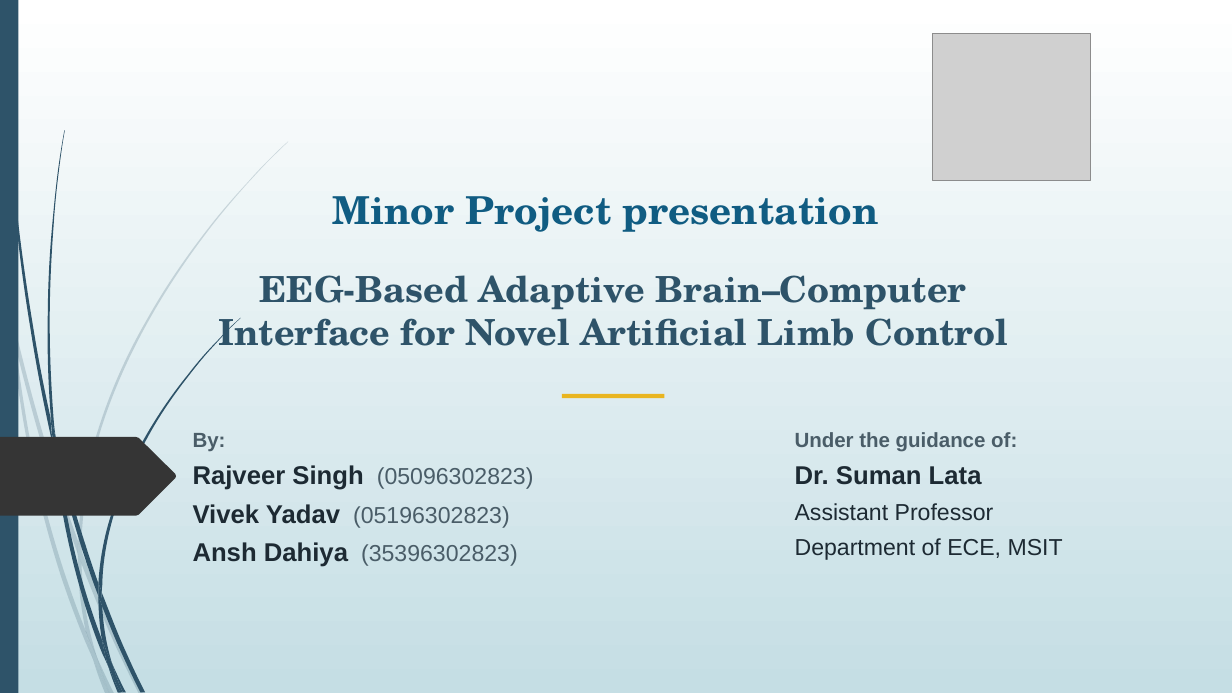
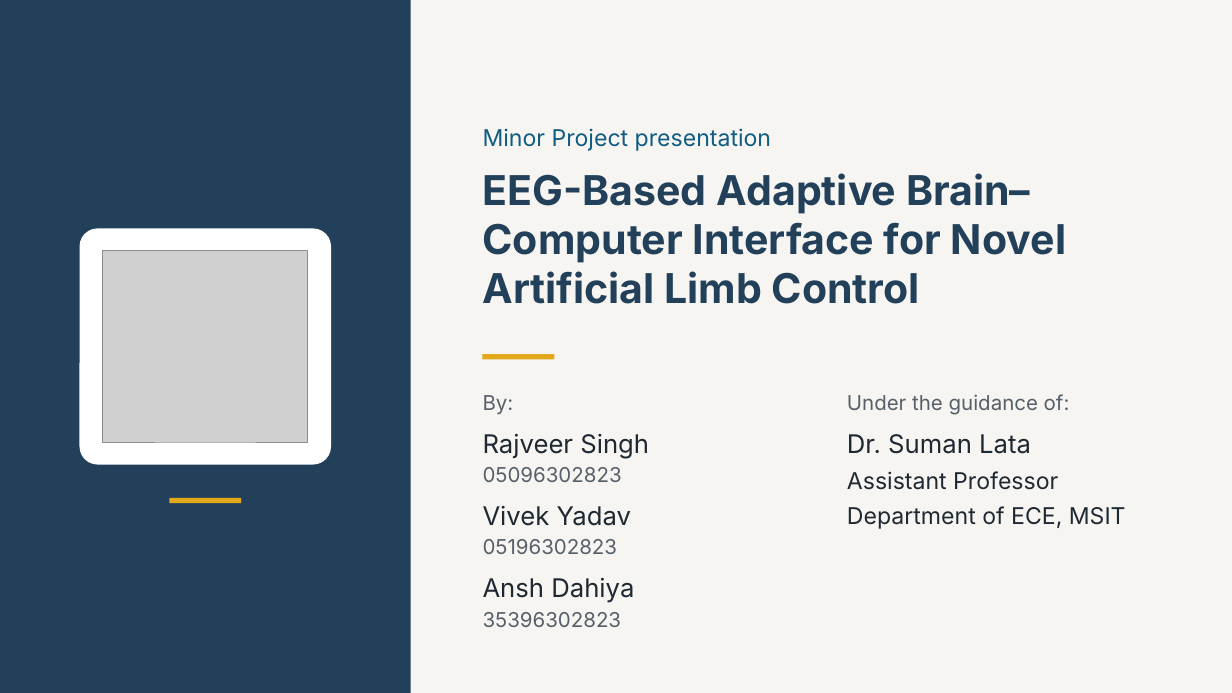
Before and after one commit to rajveeerr/sixth-finger-bci, a slide deck: slide 1 of report/slides/college/Sixth-Finger-BCI-Final-PPT.pptx. Drawn at 1232x693 pixels with LibreOffice and Linux fonts; fonts in the diff are those of the drawing; grey boxes stand for pictures. Boxes give left, top, right and bottom in pixels: in the first picture for what was removed or moved away, otherwise in the second. Text is boxed around its words. In the diff, an @@ line names an element or a change of style, - is before the commit and + after.

```diff
--- a/report/slides/college/Sixth-Finger-BCI-Final-PPT.pptx
+++ b/report/slides/college/Sixth-Finger-BCI-Final-PPT.pptx
@@ background gradient #FFFFFF to #C5DEE5 to #F6F5F1 @@
@@ rectangle removed at (0,0,18,693) @@
@@ rectangle added at (0,0,410,693), fill #22405A @@
@@ title "Minor Project presentation": place and size @@
-title "Minor Project presentation" at (333,196,879,232)
+title "Minor Project presentation" at (483,128,771,151)
@@ title "Minor Project presentation" at (483,128,771,151): size 30 to 18 pt, font TeX Gyre Schola to Inter, bold off; alignment centre to left; vertical alignment bottom to top @@
@@ text "EEG-Based Adaptive Brain–Computer Interface for ...": place and size @@
-text "EEG-Based Adaptive Brain–Computer Interface for ..." at (218,275,1008,346)
+text "EEG-Based Adaptive Brain–Computer Interface for ..." at (483,173,1066,304)
@@ text "EEG-Based Adaptive Brain–Computer Interface for ..." at (483,173,1066,304): size 28 to 32 pt, font TeX Gyre Schola to Inter, text colour #2E5369 to #22405A; alignment centre to left; vertical alignment middle to top @@
@@ rounded rectangle added at (79,228,331,465), fill #FFFFFF @@
@@ picture: place and size @@
-picture at (933,33,1091,180)
+picture at (103,251,308,443)
@@ rectangle added at (482,354,555,360), fill #E3A81B @@
@@ subtitle "By:": place and size @@
-subtitle "By:" at (193,433,534,567)
+subtitle "By:" at (483,395,649,627)
@@ subtitle at (483,395,514,415): font Arial to Inter, text colour #4A5D68 to #56606B, bold off in "By:" @@
@@ rectangle removed at (562,394,665,398) @@
@@ text "Under the guidance of:": place and size @@
-text "Under the guidance of:" at (795,432,1063,560)
+text "Under the guidance of:" at (847,394,1126,529)
@@ text "Under the guidance of:" at (847,394,1126,529): font Arial to Inter; text colour #4A5D68 to #56606B in "Under the guidance of:"; bold off in "Under the guidance of:", "Dr. Suman Lata"; text colour #1D2A33 to #1F2933 in "Dr. Suman Lata", "Assistant Professor", "Department of ECE, MSIT"; more space between paragraphs @@
@@ freeform shape removed at (0,437,177,516) @@
@@ subtitle at (483,433,649,627): text changed; size 18 to 16 pt; font Arial to Inter; text colour #4A5D68 to #56606B @@
-Rajveer Singh (05096302823)
-Vivek Yadav (05196302823)
-Ansh Dahiya (35396302823)
+Rajveer Singh
+05096302823
+Vivek Yadav
+05196302823
+Ansh Dahiya
+35396302823
@@ rectangle added at (169,498,241,504), fill #E3A81B @@
@@ group removed at (0,141,288,693): 10 freeform shapes @@
@@ group removed at (3,0,240,693): 12 freeform shapes @@
```
Also in this commit, not shown: 17 other slides changed, 7 other files.
